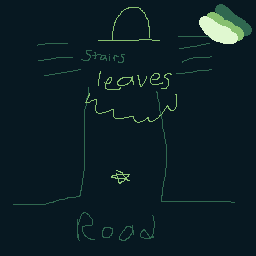
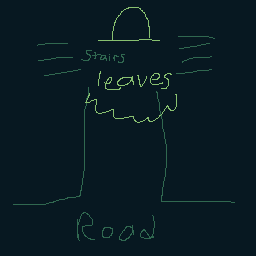
The second 256 x 256 image is a revision of the first. Changes to its layers:
hid "palette" over left=199, top=4, right=252, bottom=44
painted on "rough sketch" over left=111, top=4, right=252, bottom=184
